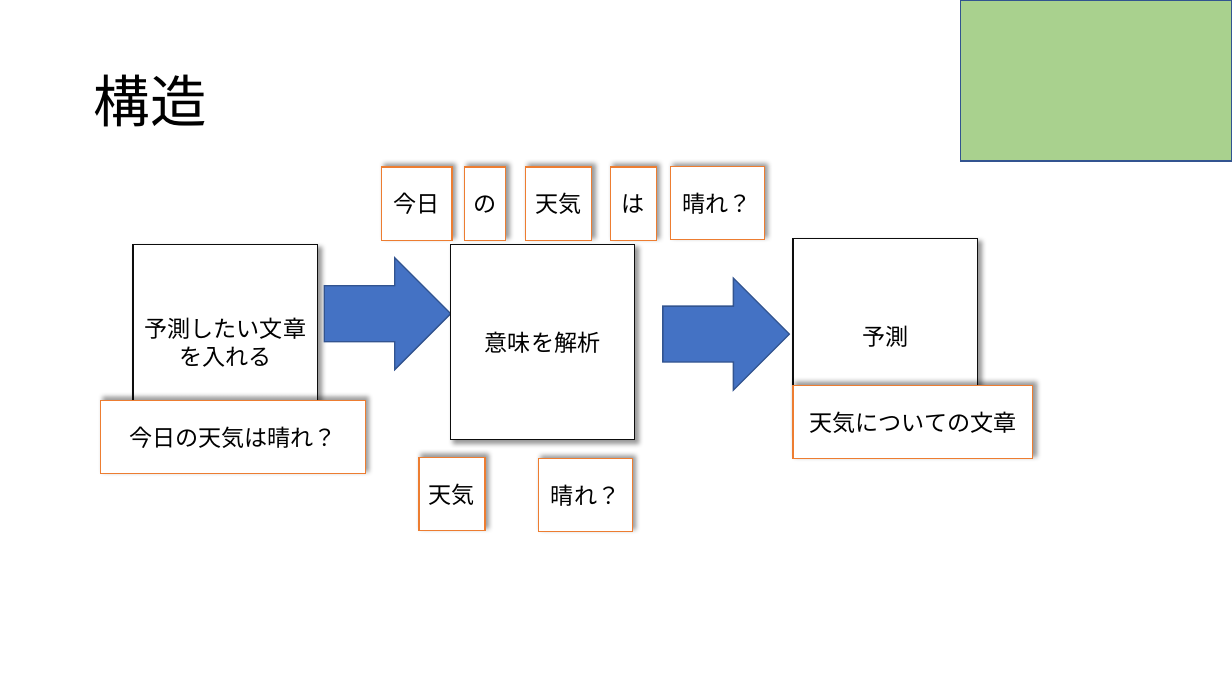
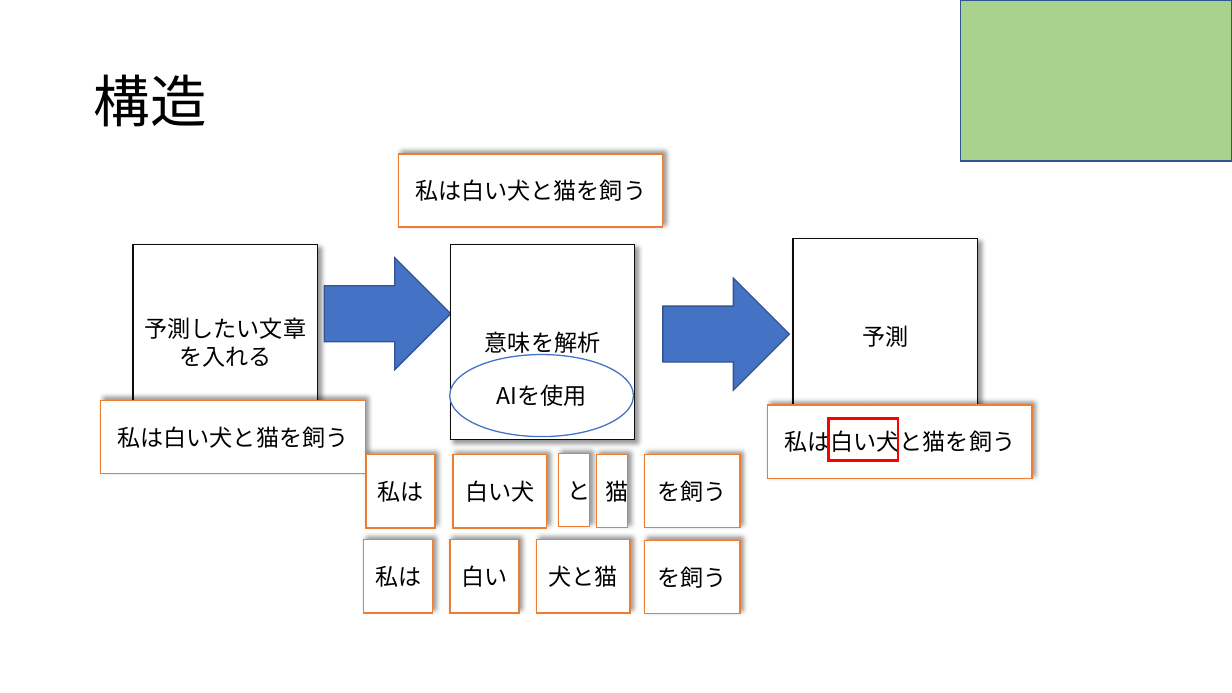
Before and after one commit to RikiishiSuzunosuke/AIspeaker_yosie, a slide deck: slide 2 of presentation/fasttext.pptx. Drawn at 1232x693 pixels with LibreOffice and Linux fonts; fonts in the diff are those of the drawing. Boxes give left, top, right and bottom in pixels: in the first picture for what was removed or moved away, otherwise in the second. Text is boxed around its words. In the diff, an @@ line names an element or a change of style, - is before the commit and + after.

Commit message:
update

```diff
--- a/presentation/fasttext.pptx
+++ b/presentation/fasttext.pptx
@@ rectangle removed at (382, 167, 452, 240) @@
-今日
@@ rectangle added at (398, 154, 663, 227), fill #FFFFFF, outline #ED7D31 1 pt, 18 pt, text #000000 @@
+私は白い犬と猫を飼う
@@ rectangle removed at (464, 167, 506, 240) @@
-の
@@ rectangle removed at (526, 167, 592, 240) @@
-天気
@@ rectangle removed at (671, 166, 764, 239) @@
-晴れ？
@@ ellipse added at (450, 355, 634, 437), fill #FFFFFF, outline #4472C4 1 pt, 18 pt, text #000000 @@
+AIを使用
@@ rectangle removed at (793, 385, 1033, 458) @@
-天気についての文章
@@ rectangle added at (768, 405, 1032, 478), fill #FFFFFF, outline #ED7D31 1 pt, 18 pt, text #000000 @@
+私は白い犬と猫を飼う
@@ rectangle added at (828, 419, 897, 461), outline #FF0000 2.25 pt @@
@@ text in rectangle at (117, 426, 348, 448): text changed @@
-今日の天気は晴れ？
+私は白い犬と猫を飼う
@@ rectangle "私は": place and size @@
-rectangle "私は" at (420, 457, 485, 531)
+rectangle "私は" at (366, 455, 435, 528)
@@ rectangle "白い犬": place and size @@
-rectangle "白い犬" at (539, 458, 632, 531)
+rectangle "白い犬" at (453, 455, 546, 528)
@@ rectangle added at (559, 454, 591, 527), fill #FFFFFF, outline #ED7D31 1 pt, 18 pt, text #000000 @@
+と
@@ rectangle added at (597, 455, 628, 528), fill #FFFFFF, outline #ED7D31 1 pt, 18 pt, text #000000 @@
+猫
@@ rectangle added at (645, 455, 740, 528), fill #FFFFFF, outline #ED7D31 1 pt, 18 pt, text #000000 @@
+を飼う
@@ text in rectangle at (377, 481, 423, 502): text changed @@
-天気
+私は
@@ text in rectangle at (465, 480, 534, 502): text changed @@
-晴れ？
+白い犬
@@ rectangle "私は": place and size @@
-rectangle "私は" at (610, 167, 656, 240)
+rectangle "私は" at (364, 540, 433, 613)
@@ text in rectangle at (375, 566, 421, 587): text changed @@
-は
+私は
@@ rectangle added at (450, 540, 519, 613), fill #FFFFFF, outline #ED7D31 1 pt, 18 pt, text #000000 @@
+白い
@@ rectangle added at (537, 540, 630, 613), fill #FFFFFF, outline #ED7D31 1 pt, 18 pt, text #000000 @@
+犬と猫
@@ rectangle added at (645, 541, 740, 614), fill #FFFFFF, outline #ED7D31 1 pt, 18 pt, text #000000 @@
+を飼う
```
Also in this commit, not shown: 1 slide added, 1 slide removed.
